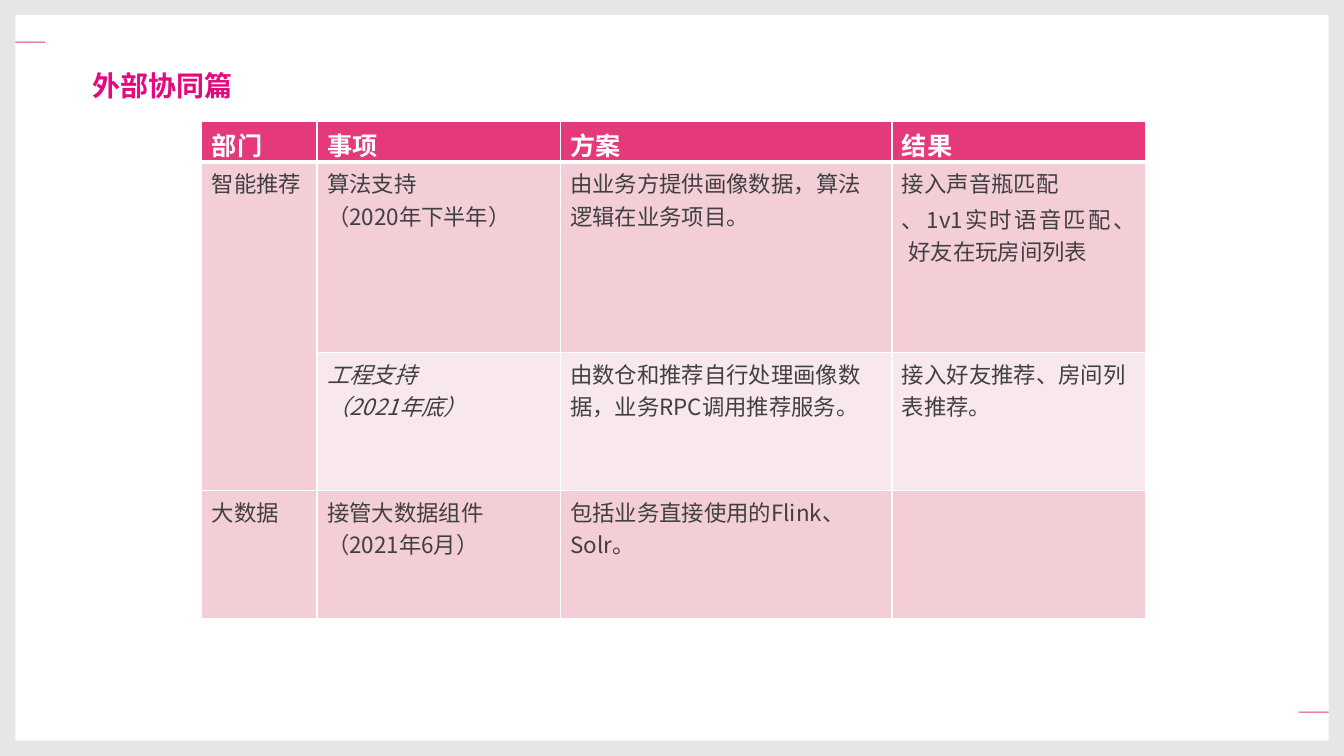
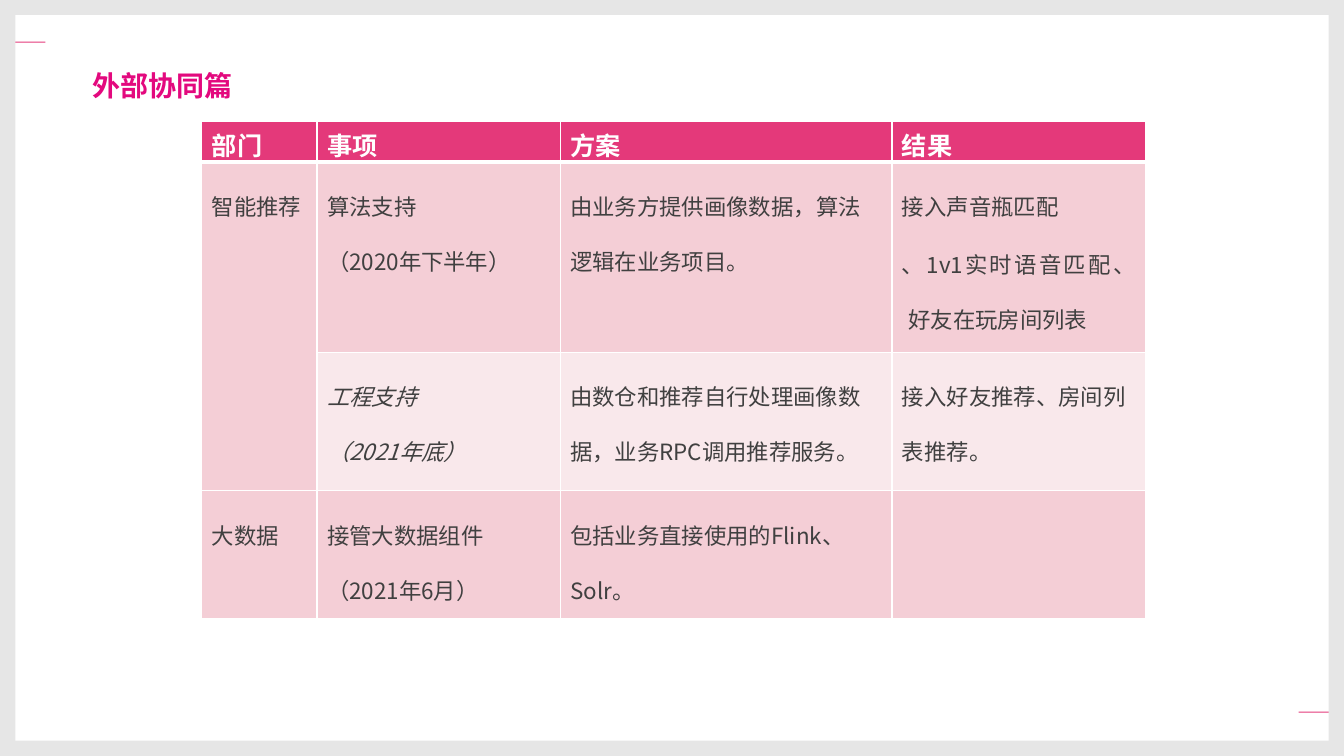
Before and after one commit to xiejuntao/growth, a slide deck: slide 25 of Review/TIYA服务这三年.pptx. Drawn at 1344x756 pixels with LibreOffice and Linux fonts; fonts in the diff are those of the drawing; background and template pictures are left out. Boxes give left, top, right and bottom in pixels: in the first picture for what was removed or moved away, otherwise in the second. Text is boxed around its words. In the diff, an @@ line names an element or a change of style, - is before the commit and + after.

```diff
--- a/Review/TIYA服务这三年.pptx
+++ b/Review/TIYA服务这三年.pptx
@@ table at (202,122,1144,619) @@
@@ line spacing 0.95 to 1.7 @@
@@ line spacing 1 to 1.7 @@
```
Also in this commit, not shown: 13 other slides changed, 2 other files.
